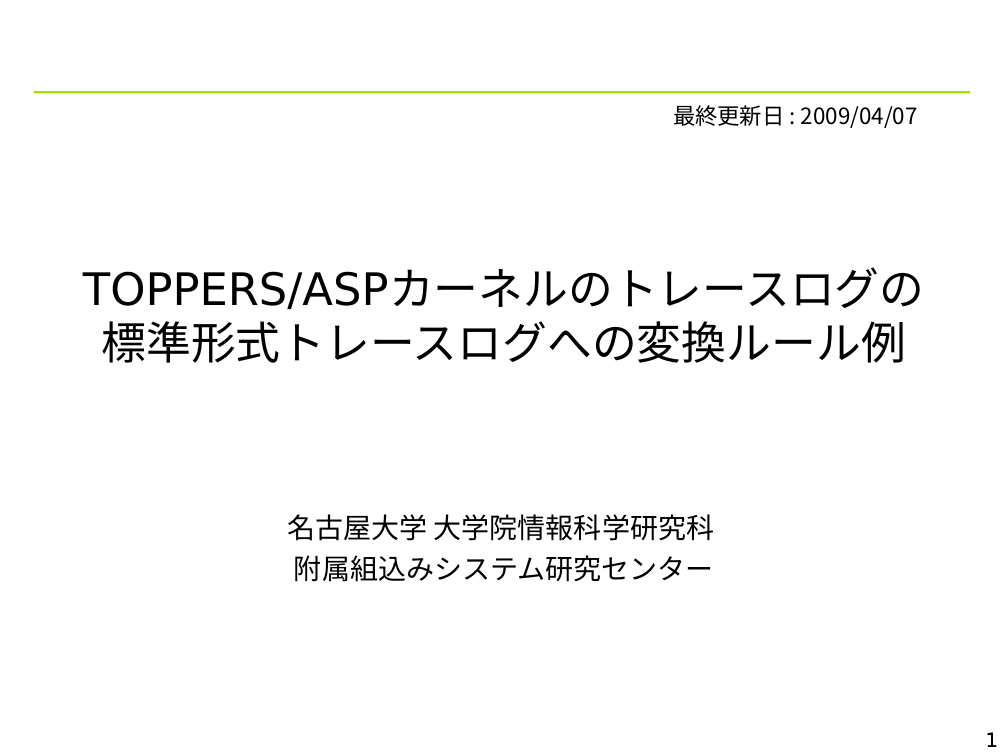
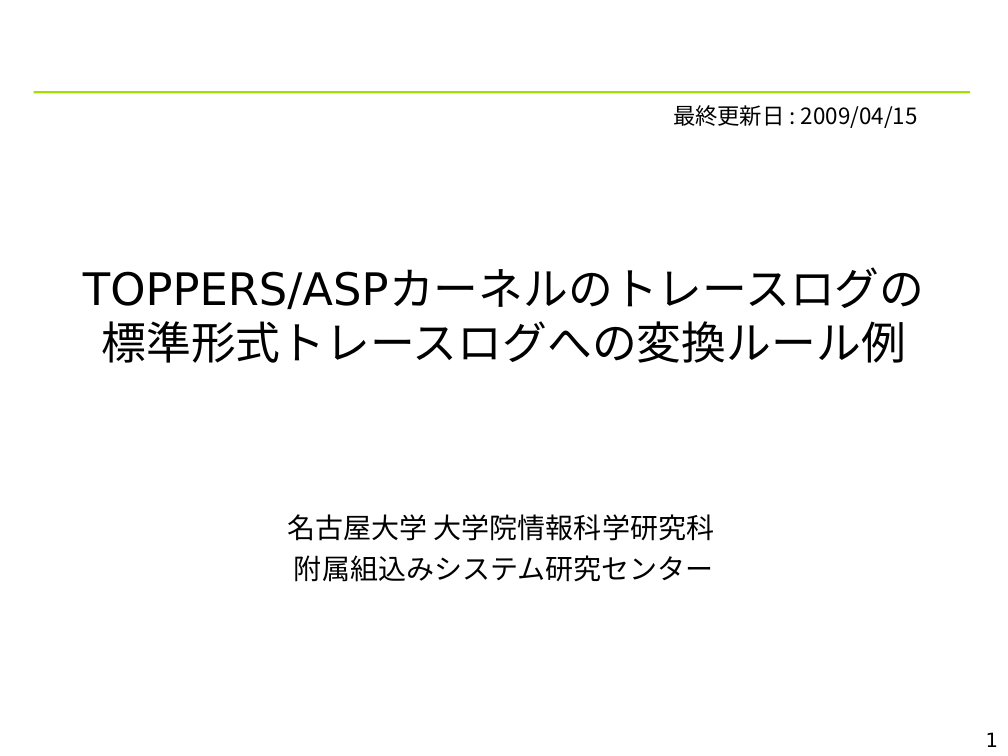
Before and after one commit to YixiaoLi/tlv4mc, a slide deck: slide 1 of doc/TLV_convert_rules.ppt. Drawn at 1008x756 pixels with LibreOffice and Linux fonts; fonts in the diff are those of the drawing; background and template pictures are left out. Boxes give left, top, right and bottom in pixels: in the first picture for what was removed or moved away, otherwise in the second. Text is boxed around its words. In the diff, an @@ line names an element or a change of style, - is before the commit and + after.

```diff
--- a/doc/TLV_convert_rules.ppt
+++ b/doc/TLV_convert_rules.ppt
@@ text at <box>673,105,918,128</box>: text changed @@
-最終更新日 : 2009/04/07
+最終更新日 : 2009/04/15
```
Also in this commit, not shown: 1 other slide changed, 10 other files.
